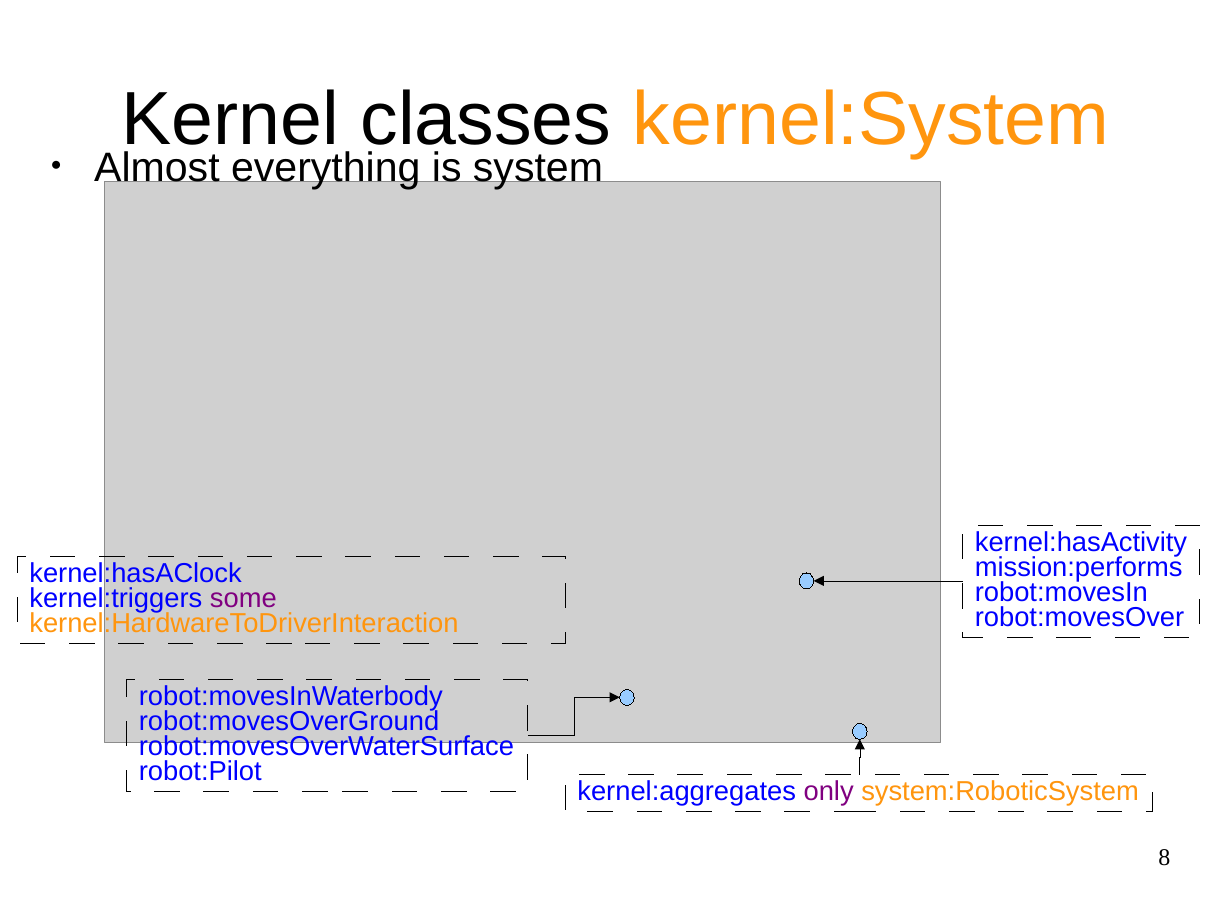
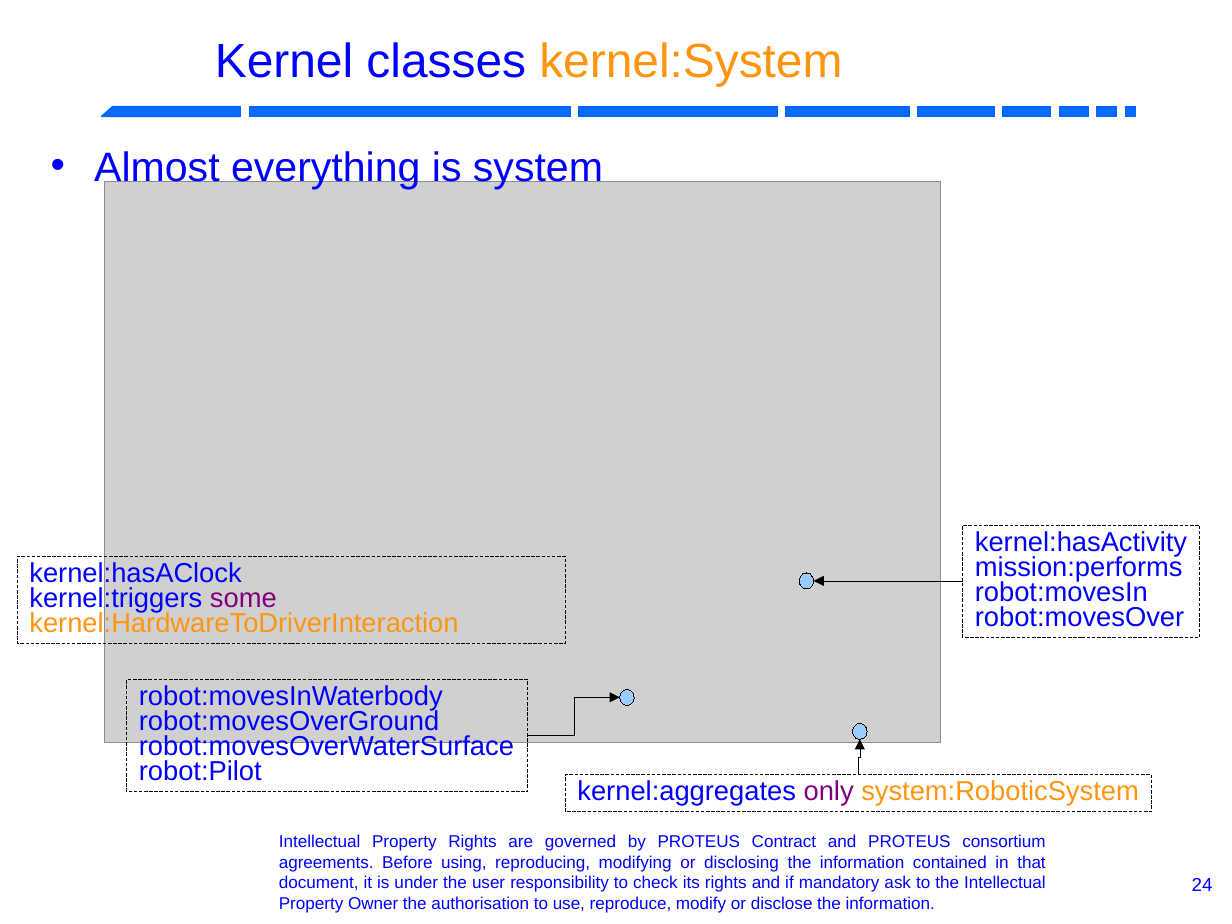
Before and after one commit to RobotML/RobotML, a slide deck: slide 24 of Ontologies/ORA/Meetings/20131103-IROS-Tokyo/R4.1.6-P5.9-ARoboticOntology.odp (slide 8 before the commit). Drawn at 1232x924 pixels with LibreOffice and Linux fonts; fonts in the diff are those of the drawing; grey boxes stand for pictures; background and template pictures are left out. Boxes give left, top, right and bottom in pixels: in the first picture for what was removed or moved away, otherwise in the second. Text is boxed around its words. In the diff, an @@ line names an element or a change of style, - is before the commit and + after.

```diff
--- a/Ontologies/ORA/Meetings/20131103-IROS-Tokyo/R4.1.6-P5.9-ARoboticOntology.odp
+++ b/Ontologies/ORA/Meetings/20131103-IROS-Tokyo/R4.1.6-P5.9-ARoboticOntology.odp
@@ title "Kernel classes kernel:System": place and size @@
-title "Kernel classes kernel:System" at <box>122,89,1110,158</box>
+title "Kernel classes kernel:System" at <box>215,42,842,86</box>
@@ title "Kernel classes kernel:System" at <box>215,42,842,86</box>: size 44 to 28 pt; text colour #000000 to #0000FF in "Kernel classes" @@
@@ group added at <box>102,107,1136,117</box>: 8 rectangles, 1 freeform shape @@
@@ text "Almost everything is system" at <box>94,151,603,189</box>: text colour #000000 to #0000FF; alignment left to justified; bullet ● to •; less space between paragraphs @@
@@ text added at <box>279,834,1046,913</box>, 10 pt, text #0000FF @@
+Intellectual Property Rights are governed by PROTEUS Contract and PROTEUS consortium agreements. Before using, reproducing, modifying or disclosing the information contained in that document, it is under the user responsibility to check its rights and if mandatory ask to the Intellectual Property Owner the authorisation to use, reproduce, modify or disclose the information.
@@ page number removed at <box>1158,849,1170,866</box> @@
-8
@@ page number added at <box>1192,878,1213,891</box>, 11 pt, text #0000FF @@
+24
```
Also in this commit, not shown: 18 other slides changed, 16 slides added, 5 slides removed.
